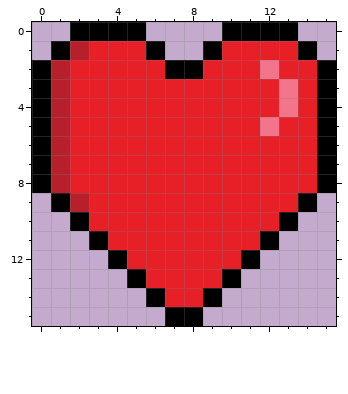
Pixel-art sprite: assets/heartFull.png. Above is the file before it was changed.
The file is 16x16 pixels. Colours within 5 levels of each other are drawn and written as one.
After the commit:
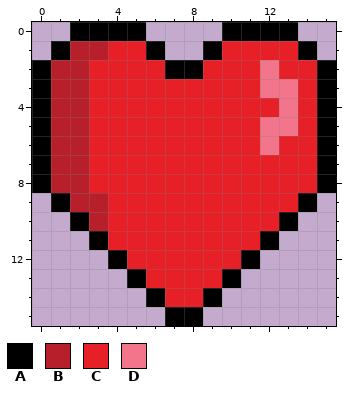
Palette (. is transparent): A #000000  B #b71f2b  C #e72028  D #f2758b
The commit says: Slight changes to hearts
From old to new:
Changed rows in their new state; - is an unchanged pixel.
first column x 2:
 1 -B----------
 2 B-----------
 3 B---------D-
 4 B-----------
 5 B----------D
 6 B---------D-
 7 B-----------
 8 B-----------
 9 -B----------
10 -B----------
Where, in picture pixels (left, top, right, bottom), the same in both pictures:
changed: (70, 41, 108, 231)
changed: (260, 79, 298, 155)
